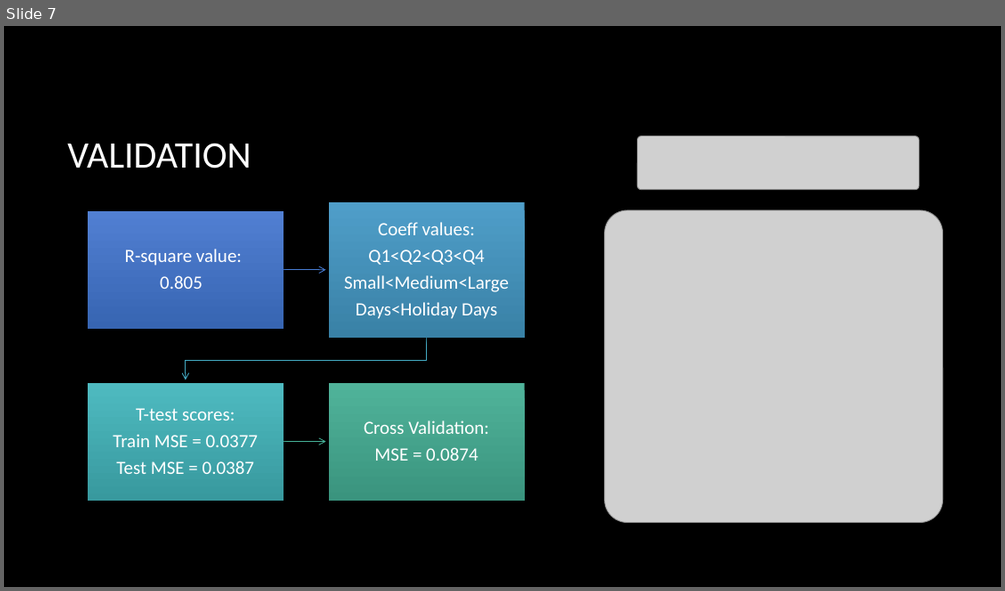
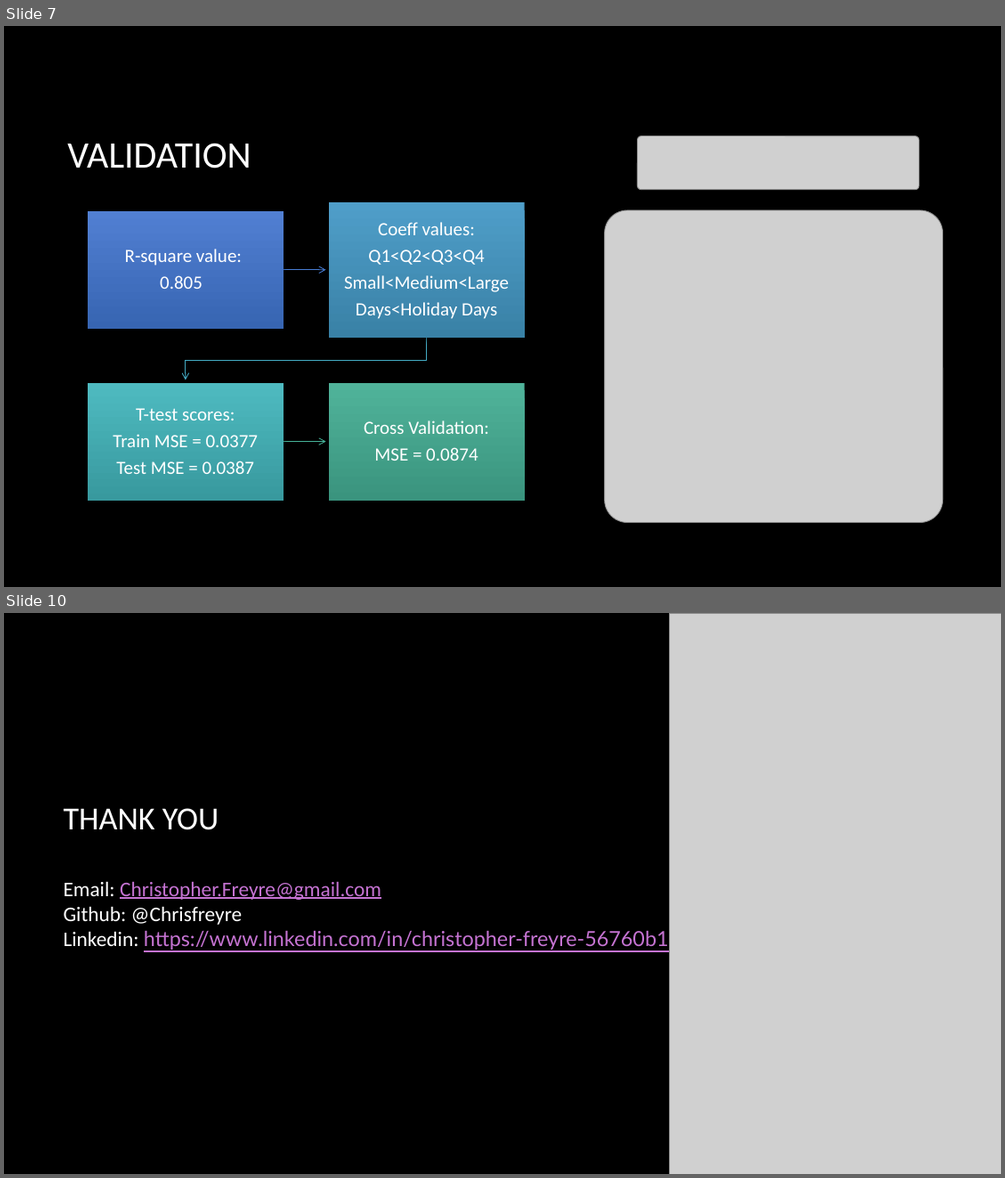
Before and after one commit to ChrisFreyre/Walmart-Capstone-Project, a slide deck: walmart_presentation.pptx. Shown one above the other, each under a label of ours: slide 7 before the commit, slides 7 and 10 after it; the slides between them are not shown. The pictures are 1005x591 and 1005x1178 pixels, drawn with LibreOffice and Linux fonts; fonts in the diff are those of the drawing; grey boxes stand for pictures; background and template pictures are left out. Boxes give left, top, right and bottom in pixels: in the first picture for what was removed or moved away, otherwise in the second. Text is boxed around its words. In the diff, an @@ line names an element or a change of style, - is before the commit and + after.

```diff
--- a/walmart_presentation.pptx
+++ b/walmart_presentation.pptx
@@ slide 10 added at <box>4,613,1001,1174</box>, background picture (left out) @@
@@ picture added at <box>670,613,1001,1174</box> @@
@@ title added at <box>64,808,693,950</box>, 20 pt, text #C573D2, underline @@
+THANK YOU
+Email: Christopher.Freyre@gmail.com
+Github: @Chrisfreyre
+Linkedin: https://www.linkedin.com/in/christopher-freyre-56760b136
```
Also in this commit, not shown: 5 slides changed, 1 other file.
